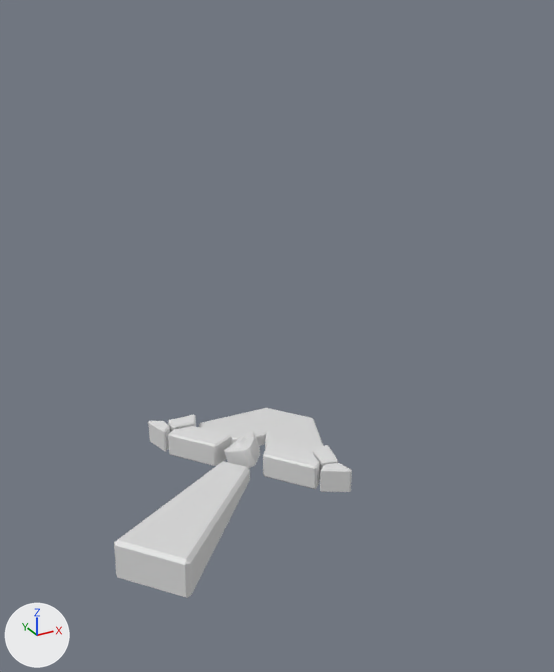
Two versions of the FBX model Assets/Anim/Arrow/Animations/Anim_Arrow_Up.fbx, one commit apart.
Camera for both pictures: a camera (50 mm lens) standing at (-4.09, -2.4, 2.07) and looking at (-2.85, -0.15, 0.95). Arrows for +X, +Y and +Z are at lower left; the lights stay in place. Where no turn or scale is listed for an object, it has been applied to the vertices.
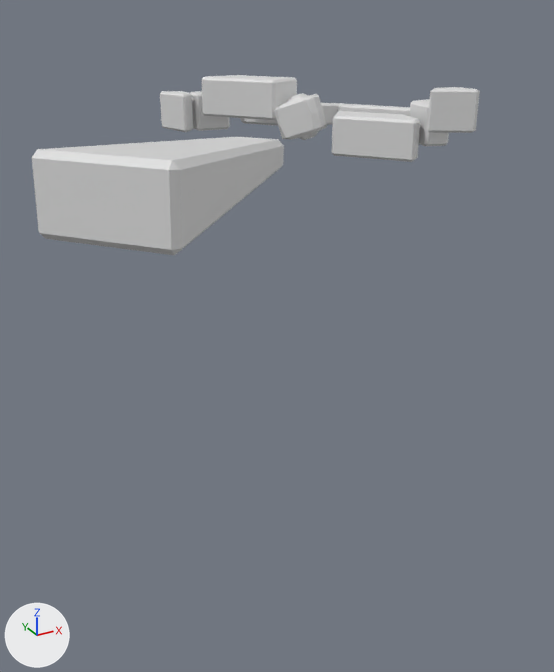
What the commit changed:
Object 'polySurface2' (ob_polysurface2) moves from (-2.839, 0.33, 0.042) to (-3.131, -0.501, 1.679).
Object 'polySurface6' (ob_polysurface6) moves from (-2.842, 0.339, 0.06) to (-2.924, -0.319, 1.718).
Object 'polySurface1' (ob_polysurface1) moves from (-2.842, 0.339, 0.044) to (-2.883, -0.305, 1.727).
Object 'polySurface3' (ob_polysurface3) moves from (-2.842, 0.339, 0.056) to (-2.884, -0.334, 1.776).
Object 'polySurface7' (ob_polysurface7) moves from (-2.842, 0.339, 0.071) to (-2.918, -0.295, 1.68).
Object 'polySurface9' (ob_polysurface9) moves from (-2.842, 0.339, 0.063) to (-2.924, -0.319, 1.721).
Object 'polySurface5' (ob_polysurface5) moves from (-2.842, 0.339, 0.063) to (-2.924, -0.319, 1.721).
Object 'polySurface4' (ob_polysurface4) moves from (-2.846, 0.344, 0.069) to (-2.928, -0.313, 1.726).
Object 'polySurface8' (ob_polysurface8) moves from (-2.842, 0.339, 0.062) to (-2.918, -0.318, 1.772).

Boxes [x1, y1, x2, y2] around the edits, measured in the pictures (554 x 672 px):
'polySurface2', moved: before [114, 461, 250, 598]; after [32, 137, 284, 255]
'polySurface7', moved: before [263, 442, 320, 489]; after [332, 111, 420, 162]
'polySurface3', moved: before [168, 426, 232, 466]; after [202, 75, 297, 120]
'polySurface1', moved: before [199, 408, 323, 454]; after [240, 103, 410, 126]
'polySurface8', moved: before [320, 463, 352, 492]; after [427, 87, 480, 133]
'polySurface4', moved: before [224, 430, 260, 469]; after [274, 93, 327, 140]
'polySurface5', moved: before [148, 421, 170, 452]; after [160, 91, 193, 132]
'polySurface9', moved: before [313, 445, 338, 480]; after [410, 99, 449, 147]
'polySurface6', moved: before [168, 415, 196, 432]; after [190, 91, 230, 131]
